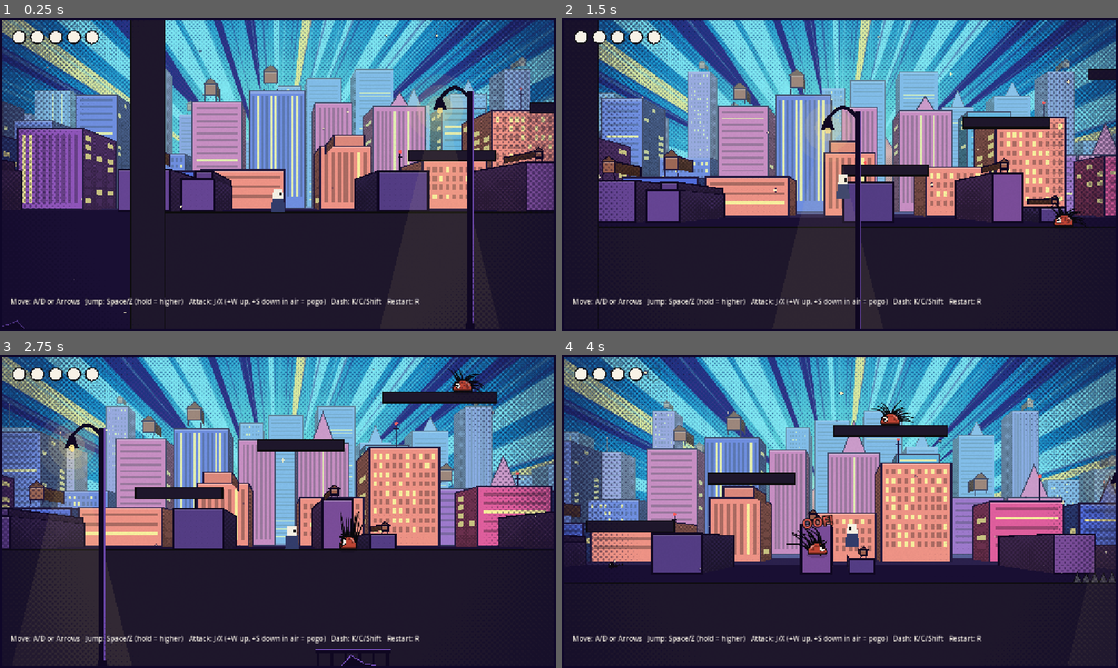
Above: before the commit, frames 1-4 (two rows, left to right).
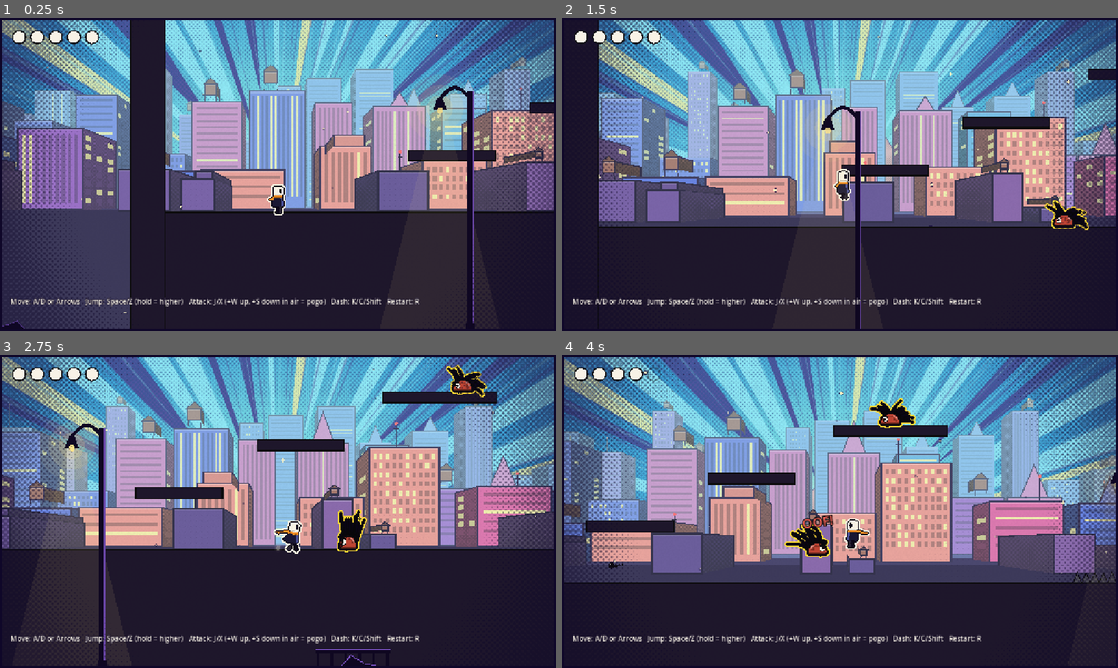
Above: after the commit, the same moments.

Repository: Ridhim-mittal/temp_game_jam
Game: Godot game, scene res://scenes/levels/test_level.tscn
Same seed, same stepped clock (60 frames per second), same inputs: the game is played once before the commit and once after it.
Inputs:
- Up to frame 1 (0.25 s): no input
- Up to frame 2 (1.5 s): hold D (move_right) 0.53-1.28 s; hold Space (jump) 0.53-1.28 s; tap K (dash) at 0.6 s; hold S (down) from 1.28 s (still down); tap Space (jump) at 1.35 s
- Up to frame 3 (2.75 s): tap Space (jump) at 1.52, 1.82 s; tap K (dash) at 1.55 s; release S (down) at 2.03 s; hold D (move_right) from 2.03 s (still down); hold Space (jump) from 2.03 s (still down); tap J (attack) at 2.1 s
- Up to frame 4 (4 s): release D (move_right) at 2.78 s; release Space (jump) at 2.78 s; hold W (up) 2.78-3.53 s; tap K (dash) at 2.85 s; tap Space (jump) at 3.02, 3.32 s; hold A (move_left) from 3.53 s (still down); hold Space (jump) from 3.53 s (still down); tap Z at 3.6 s

The runs differ from the first frame. In frame 1, 31% of the frame differs, in the area x 0-100%, y 0-100%; in frame 2, 27%; in frame 3, 24%; in frame 4, 31%.

Commit message:
Make player and enemies pop; add procedural run animation
- character_outline.gdshader on a CanvasGroup per character: inner ink
  line + outer "sticker" outline traced around the merged silhouette
  (cream for Vesper, danger-yellow for crawlers). Widths are in world
  pixels so they survive window stretch; faint pixels (shadows, dust)
  are skipped.
- player_visual.gd: Vesper redrawn procedurally (dark cloak, white mask,
  ember-orange scarf) with a run cycle (alternating legs, bob, lean,
  hem flutter, scarf streaming, footstep dust), idle breathing, jump
  tuck, fall billow and dash stretch. player.gd feeds it state.
- DepthFog: light wash over the backdrop so the playfield owns the
  strongest darks and lights.

Co-Authored-By: Claude Opus 5.5 <noreply@anthropic.com>
Claude-Session: https://claude.ai/code/session_01QmC6giyVonwCqVxiteThqK

Diff:
--- a/scenes/background/comic_background.tscn
+++ b/scenes/background/comic_background.tscn
@@ -9,6 +9,7 @@
 [ext_resource type="Script" path="res://scripts/background/comic_skyline.gd" id="7_skyline"]
 [ext_resource type="Script" path="res://scripts/background/drift_motes.gd" id="8_motes"]
 [ext_resource type="Script" path="res://scripts/background/comic_foreground.gd" id="9_foreground"]
+[ext_resource type="Script" path="res://scripts/background/depth_fog.gd" id="10_fog"]
 
 [sub_resource type="ShaderMaterial" id="ShaderMaterial_sky"]
 shader = ExtResource("1_sky")
@@ -155,6 +156,10 @@
 window_size = Vector2(0, 0)
 detail_chance = 0.85
 
+[node name="DepthFog" type="Node2D" parent="."]
+z_index = -10
+script = ExtResource("10_fog")
+
 [node name="Motes" type="Parallax2D" parent="."]
 z_index = -10
 scroll_scale = Vector2(0.85, 0.85)
--- a/scenes/enemies/crawler.tscn
+++ b/scenes/enemies/crawler.tscn
@@ -2,9 +2,16 @@
 
 [ext_resource type="Script" path="res://scripts/enemies/crawler.gd" id="1_crawler"]
 [ext_resource type="Script" path="res://scripts/enemies/crawler_visual.gd" id="2_visual"]
+[ext_resource type="Shader" path="res://shaders/character_outline.gdshader" id="3_outline"]
 
 [sub_resource type="RectangleShape2D" id="RectangleShape2D_body"]
 size = Vector2(44, 28)
+
+[sub_resource type="ShaderMaterial" id="ShaderMaterial_outline"]
+shader = ExtResource("3_outline")
+shader_parameter/pop_color = Color(1, 0.86, 0.2, 1)
+shader_parameter/ink_width = 2.0
+shader_parameter/pop_width = 5.0
 
 [node name="Crawler" type="CharacterBody2D"]
 collision_layer = 4
@@ -14,6 +21,10 @@
 [node name="CollisionShape2D" type="CollisionShape2D" parent="."]
 shape = SubResource("RectangleShape2D_body")
 
-[node name="Visual" type="Node2D" parent="."]
+[node name="Outline" type="CanvasGroup" parent="."]
+material = SubResource("ShaderMaterial_outline")
 position = Vector2(0, 14)
+fit_margin = 12.0
+
+[node name="Visual" type="Node2D" parent="Outline"]
 script = ExtResource("2_visual")
--- a/scenes/player/player.tscn
+++ b/scenes/player/player.tscn
@@ -2,12 +2,20 @@
 
 [ext_resource type="Script" path="res://scripts/player/player.gd" id="1_player"]
 [ext_resource type="Script" path="res://scripts/camera/game_camera.gd" id="2_camera"]
+[ext_resource type="Shader" path="res://shaders/character_outline.gdshader" id="3_outline"]
+[ext_resource type="Script" path="res://scripts/player/player_visual.gd" id="4_visual"]
 
 [sub_resource type="RectangleShape2D" id="RectangleShape2D_body"]
 size = Vector2(26, 52)
 
 [sub_resource type="RectangleShape2D" id="RectangleShape2D_hurt"]
 size = Vector2(20, 44)
+
+[sub_resource type="ShaderMaterial" id="ShaderMaterial_outline"]
+shader = ExtResource("3_outline")
+shader_parameter/pop_color = Color(1, 0.98, 0.9, 1)
+shader_parameter/ink_width = 2.0
+shader_parameter/pop_width = 5.0
 
 [node name="Player" type="CharacterBody2D" groups=["player"]]
 collision_layer = 2
@@ -17,20 +25,13 @@
 [node name="CollisionShape2D" type="CollisionShape2D" parent="."]
 shape = SubResource("RectangleShape2D_body")
 
-[node name="Visual" type="Node2D" parent="."]
+[node name="Visual" type="CanvasGroup" parent="."]
+material = SubResource("ShaderMaterial_outline")
 position = Vector2(0, 26)
+fit_margin = 12.0
 
-[node name="Cloak" type="Polygon2D" parent="Visual"]
-color = Color(0.2, 0.24, 0.42, 1)
-polygon = PackedVector2Array(-13, -34, 13, -34, 16, 0, -16, 0)
-
-[node name="Head" type="Polygon2D" parent="Visual"]
-color = Color(0.97, 0.95, 0.9, 1)
-polygon = PackedVector2Array(-11, -54, 11, -54, 12, -32, -12, -32)
-
-[node name="Eye" type="Polygon2D" parent="Visual"]
-color = Color(0.08, 0.08, 0.1, 1)
-polygon = PackedVector2Array(3, -47, 8, -47, 8, -39, 3, -39)
+[node name="Art" type="Node2D" parent="Visual"]
+script = ExtResource("4_visual")
 
 [node name="Hurtbox" type="Area2D" parent="."]
 collision_layer = 0
--- /dev/null
+++ b/scripts/background/depth_fog.gd
@@ -0,0 +1,26 @@
+@tool
+extends Node2D
+## Aerial-perspective veil between the backdrop and the playfield: a flat,
+## light wash that lowers the backdrop's contrast so the dark, outlined
+## characters in front always read first (the Hollow Knight value rule:
+## the playfield owns the strongest darks and lights).
+
+const ComicView = preload("res://scripts/background/comic_view.gd")
+
+@export var color := Color(0.8, 0.9, 0.98, 0.2):
+	set(value):
+		color = value
+		queue_redraw()
+
+var _last_xf := Transform2D()
+
+
+func _process(_delta: float) -> void:
+	var xf := get_global_transform_with_canvas()
+	if xf != _last_xf:
+		_last_xf = xf
+		queue_redraw()
+
+
+func _draw() -> void:
+	draw_rect(ComicView.local_view(self).rect.grow(8.0), color)
--- a/scripts/enemies/crawler.gd
+++ b/scripts/enemies/crawler.gd
@@ -60,7 +60,7 @@
 var _squash := Vector2.ONE
 var _player: Node2D
 
-@onready var visual = $Visual
+@onready var visual = $Outline/Visual
 @onready var body_shape: CollisionShape2D = $CollisionShape2D
 
 
--- a/scripts/player/player.gd
+++ b/scripts/player/player.gd
@@ -85,6 +85,7 @@
 var _last_safe_position := Vector2.ZERO
 
 @onready var visual: Node2D = $Visual
+@onready var art = $Visual/Art
 @onready var hurtbox: Area2D = $Hurtbox
 
 
@@ -402,6 +403,11 @@
 func _update_visuals(delta: float) -> void:
 	_squash = _squash.lerp(Vector2.ONE, 1.0 - exp(-14.0 * delta))
 	visual.scale = Vector2(facing * _squash.x, _squash.y)
+	art.velocity = velocity
+	art.facing = facing
+	art.on_floor = is_on_floor()
+	art.dashing = _dash_timer > 0.0
+	art.max_speed = max_speed
 	var col := Color.WHITE
 	if _dash_timer > 0.0:
 		col = Color(1.5, 1.5, 1.8)
--- /dev/null
+++ b/scripts/player/player_visual.gd
@@ -0,0 +1,184 @@
+extends Node2D
+## Procedural Vesper art + animation: run cycle (alternating legs, body bob,
+## forward lean, fluttering cloak hem, streaming ember scarf, footstep dust),
+## idle breathing, jump tuck, fall billow and dash stretch.
+## Origin is at the feet, faces +X; the parent CanvasGroup (outline shader)
+## flips and squashes it. player.gd feeds the state vars every frame.
+
+const INK := Color(0.05, 0.03, 0.1)
+const DUST := Color(0.97, 0.94, 0.86)
+
+@export var cloak_color := Color(0.1, 0.09, 0.2)
+@export var cloak_rim := Color(0.3, 0.33, 0.62)
+@export var mask_color := Color(0.98, 0.96, 0.9)
+## Warm "ember" accent: the one warm saturated colour on a cool background.
+@export var scarf_color := Color(1.0, 0.58, 0.14)
+## Run-cycle radians per pixel travelled (bigger = shorter, quicker steps).
+@export var stride := 0.07
+
+# Driven by player.gd.
+var velocity := Vector2.ZERO
+var facing := 1
+var on_floor := true
+var dashing := false
+var max_speed := 300.0
+
+var _phase := 0.0
+var _time := 0.0
+var _run := 0.0  # 0 = standing .. 1 = full-speed run (smoothed)
+var _blink := 0.0
+var _blink_timer := 2.5
+var _dust: Array = []
+var _upper := Transform2D()  # hips + lean, for the upper-body parts
+
+
+func _process(delta: float) -> void:
+	_time += delta
+	var speed := clampf(absf(velocity.x) / max_speed, 0.0, 1.0)
+	_run = move_toward(_run, speed if on_floor and not dashing else 0.0, delta * 8.0)
+	if on_floor and not dashing:
+		var before := floori(_phase / PI)
+		_phase += absf(velocity.x) * delta * stride
+		if floori(_phase / PI) != before and speed > 0.4:
+			_spawn_dust()
+	_blink_timer -= delta
+	if _blink_timer <= 0.0:
+		_blink = 0.12
+		_blink_timer = randf_range(2.0, 4.5)
+	_blink = maxf(_blink - delta, 0.0)
+	for d in _dust:
+		d.age += delta
+	_dust = _dust.filter(func(d): return d.age < 0.35)
+	queue_redraw()
+
+
+func _spawn_dust() -> void:
+	# a foot just planted: kick up a puff behind it (stored in world space)
+	var foot_x := sin(_phase) * 8.0
+	_dust.append({"p": get_global_transform() * Vector2(foot_x - 4.0, -2.0), "age": 0.0,
+		"drift": Vector2(-facing * 40.0, -20.0)})
+
+
+func _draw() -> void:
+	_draw_dust()
+	var fall := clampf(velocity.y / 700.0, -1.0, 1.0) if not on_floor else 0.0
+	var bob := -absf(sin(_phase)) * 2.5 * _run + sin(_time * 2.4) * 0.7 * (1.0 - _run)
+	var lean := 0.15 * _run
+	if dashing:
+		lean = 0.35
+	elif not on_floor:
+		lean = clampf(velocity.x * facing / max_speed, -1.0, 1.0) * 0.08
+	var hips := Vector2(0, -15 + bob)
+
+	# legs behind the cloak (far leg first, slightly lighter)
+	for k in [1, 0]:
+		var foot := _foot(k, hips, fall)
+		var knee := (hips + foot) * 0.5 + Vector2(3.5, -1.0)
+		var col := INK.lightened(0.12) if k == 1 else INK
+		var hip := hips + Vector2(-2.5 + k * 5.0, 0)
+		draw_polyline(PackedVector2Array([hip, knee, foot]), col, 5.0)
+		draw_circle(knee, 2.5, col)
+		draw_set_transform(foot + Vector2(1.5, 0))
+		draw_colored_polygon(_ellipse(4.5, 3.0), col)  # boot
+		draw_set_transform(Vector2.ZERO)
+
+	# upper body leans around the hips
+	_upper = Transform2D(lean, hips)
+	draw_set_transform_matrix(_upper)
+	_draw_scarf_tail(fall)
+	_draw_cloak(fall)
+	_draw_head()
+	draw_set_transform(Vector2.ZERO)
+
+	if dashing:
+		for i in 3:
+			var y := -10.0 - i * 13.0
+			draw_line(Vector2(-22 - i * 6, y), Vector2(-58 - i * 10, y), Color(DUST, 0.9), 3.0)
+
+
+func _foot(k: int, hips: Vector2, fall: float) -> Vector2:
+	if dashing:
+		return hips + Vector2(-11.0 - k * 4.0, 9.0 + k * 2.0)
+	if not on_floor:
+		# rising: knees tucked; falling: legs dangle and spread
+		var tuck := Vector2(-1.0 + k * 6.0, 9.0)
+		var dangle := Vector2(-4.0 + k * 8.0, 14.0)
+		return hips + tuck.lerp(dangle, clampf(fall + 0.5, 0.0, 1.0))
+	var ph := _phase + k * PI
+	var stance := Vector2(-3.0 + k * 6.0, 0.0)
+	var run := Vector2(sin(ph) * 9.0, -maxf(0.0, cos(ph)) * 7.0)  # lifted while swinging forward
+	return stance.lerp(run, _run)
+
+
+func _draw_cloak(fall: float) -> void:
+	var trail := 7.0 * _run + (8.0 if dashing else 0.0)
+	var flutter := sin(_time * 16.0) * 1.6 * maxf(_run, absf(fall))
+	var lift := -6.0 * maxf(fall, 0.0)  # hem billows up while falling
+	var hem_y := 0.0
+	var cloak := PackedVector2Array([
+		Vector2(-10, -20), Vector2(10, -20),
+		Vector2(13, hem_y + lift * 0.4),
+		Vector2(6, hem_y + 3 + lift * 0.5),
+		Vector2(0, hem_y + lift * 0.7 + flutter * 0.5),
+		Vector2(-7, hem_y + 3 + lift + flutter),
+		Vector2(-14 - trail, hem_y - trail * 0.3 + lift + flutter),
+	])
+	draw_colored_polygon(cloak, cloak_color)
+	# front rim light so the dark cloak keeps some form
+	draw_colored_polygon(PackedVector2Array([Vector2(6, -20), Vector2(10, -20),
+		Vector2(13, hem_y + lift * 0.4), Vector2(8, hem_y + 1.5 + lift * 0.45)]), cloak_rim)
+
+
+func _draw_scarf_tail(fall: float) -> void:
+	var speed := clampf(absf(velocity.x) / max_speed, 0.0, 1.0)
+	var pts := PackedVector2Array([Vector2(-6, -21)])
+	for i in range(1, 6):
+		var t := float(i)
+		var back := t * (2.5 + 4.5 * speed + (4.0 if dashing else 0.0))
+		var wave := sin(_time * 11.0 - t * 0.9) * t * (0.35 + 0.6 * speed)
+		var droop := t * (1.6 * (1.0 - speed) - 2.2 * maxf(fall, 0.0) + 0.8 * minf(fall, 0.0))
+		pts.append(Vector2(-6 - back, -21 + wave + droop))
+	for i in pts.size() - 1:
+		draw_line(pts[i], pts[i + 1], scarf_color, lerpf(6.0, 2.5, i / 4.0))
+		draw_circle(pts[i + 1], lerpf(3.0, 1.25, i / 4.0), scarf_color)
+
+
+func _draw_head() -> void:
+	# scarf wrap around the neck
+	draw_colored_polygon(_round_rect(Rect2(-11, -24, 22, 6), 3.0), scarf_color)
+	draw_line(Vector2(-9, -19.5), Vector2(9, -19.5), scarf_color.darkened(0.35), 1.5)
+	# mask
+	draw_colored_polygon(_round_rect(Rect2(-11, -46, 23, 23), 7.0), mask_color)
+	draw_line(Vector2(-8, -25.5), Vector2(8, -25.5), mask_color.darkened(0.18), 2.0)
+	# eye (blinks)
+	var open := 1.0 if _blink <= 0.0 else 0.15
+	draw_set_transform_matrix(_upper * Transform2D(0.0, Vector2(1.0, open), 0.0, Vector2(5.5, -35)))
+	draw_colored_polygon(_ellipse(3.0, 5.5), INK)
+	draw_set_transform_matrix(_upper)
+
+
+func _draw_dust() -> void:
+	var inv := get_global_transform().affine_inverse()
+	for d in _dust:
+		var t: float = d.age / 0.35
+		var p: Vector2 = inv * (d.p + d.drift * d.age)
+		draw_circle(p, 3.0 + t * 7.0, Color(DUST, 0.3 * (1.0 - t)))  # faint: below the outline threshold
+
+
+func _round_rect(r: Rect2, radius: float) -> PackedVector2Array:
+	var pts := PackedVector2Array()
+	var corners := [r.position + Vector2(r.size.x - radius, radius), r.end - Vector2(radius, radius),
+		r.position + Vector2(radius, r.size.y - radius), r.position + Vector2(radius, radius)]
+	for c in 4:
+		for s in 5:
+			var a := -PI * 0.5 + (c + s / 4.0) * PI * 0.5
+			pts.append(corners[c] + Vector2(cos(a), sin(a)) * radius)
+	return pts
+
+
+func _ellipse(rx: float, ry: float) -> PackedVector2Array:
+	var pts := PackedVector2Array()
+	for i in 12:
+		var a := TAU * i / 12.0
+		pts.append(Vector2(cos(a) * rx, sin(a) * ry))
+	return pts
--- /dev/null
+++ b/shaders/character_outline.gdshader
@@ -0,0 +1,47 @@
+shader_type canvas_item;
+// Comic "sticker" outline for a whole character. Put it on a CanvasGroup
+// (the art must be drawn by CHILD nodes - a CanvasGroup's own _draw() is
+// not captured). The group renders all children into one buffer and this
+// shader traces the merged silhouette with an inner ink line and an outer
+// pop colour, so the character separates from any background.
+render_mode unshaded;
+
+uniform sampler2D screen_texture : hint_screen_texture, repeat_disable, filter_nearest;
+uniform vec4 ink_color : source_color = vec4(0.04, 0.02, 0.08, 1.0);
+uniform vec4 pop_color : source_color = vec4(1.0, 0.98, 0.9, 1.0);
+uniform float ink_width = 2.0; // world pixels
+uniform float pop_width = 5.0; // world pixels, measured from the silhouette
+// Pixels fainter than this (soft shadows, fading dust) get no outline.
+uniform float solid_alpha : hint_range(0.0, 1.0) = 0.5;
+
+varying vec2 v_world;
+
+void vertex() {
+	v_world = (MODEL_MATRIX * vec4(VERTEX, 0.0, 1.0)).xy;
+}
+
+float ring(vec2 uv, vec2 step_uv, float radius) {
+	float a = 0.0;
+	for (int i = 0; i < 16; i++) {
+		float ang = TAU * float(i) / 16.0;
+		float s = textureLod(screen_texture, uv + vec2(cos(ang), sin(ang)) * step_uv * radius, 0.0).a;
+		a = max(a, smoothstep(solid_alpha * 0.6, solid_alpha, s));
+	}
+	return a;
+}
+
+void fragment() {
+	vec4 c = textureLod(screen_texture, SCREEN_UV, 0.0);
+	if (c.a > 0.0001) {
+		c.rgb /= c.a; // the group buffer is premultiplied
+	}
+	// Screen UV per world pixel, so widths survive window stretch and zoom.
+	float world_per_px = max(0.5 * (length(dFdx(v_world)) + length(dFdy(v_world))), 1e-4);
+	vec2 step_uv = SCREEN_PIXEL_SIZE / world_per_px;
+	float a_ink = ring(SCREEN_UV, step_uv, ink_width);
+	float a_pop = max(ring(SCREEN_UV, step_uv, pop_width), ring(SCREEN_UV, step_uv, pop_width * 0.6));
+	vec4 outline = mix(vec4(pop_color.rgb, a_pop * pop_color.a), vec4(ink_color.rgb, 1.0), a_ink);
+	outline.a = max(outline.a, a_ink);
+	vec4 res = mix(outline, vec4(c.rgb, 1.0), c.a);
+	COLOR = res * COLOR;
+}
Not shown, added: scripts/background/depth_fog.gd.uid
Not shown, added: scripts/player/player_visual.gd.uid
Not shown, added: shaders/character_outline.gdshader.uid
